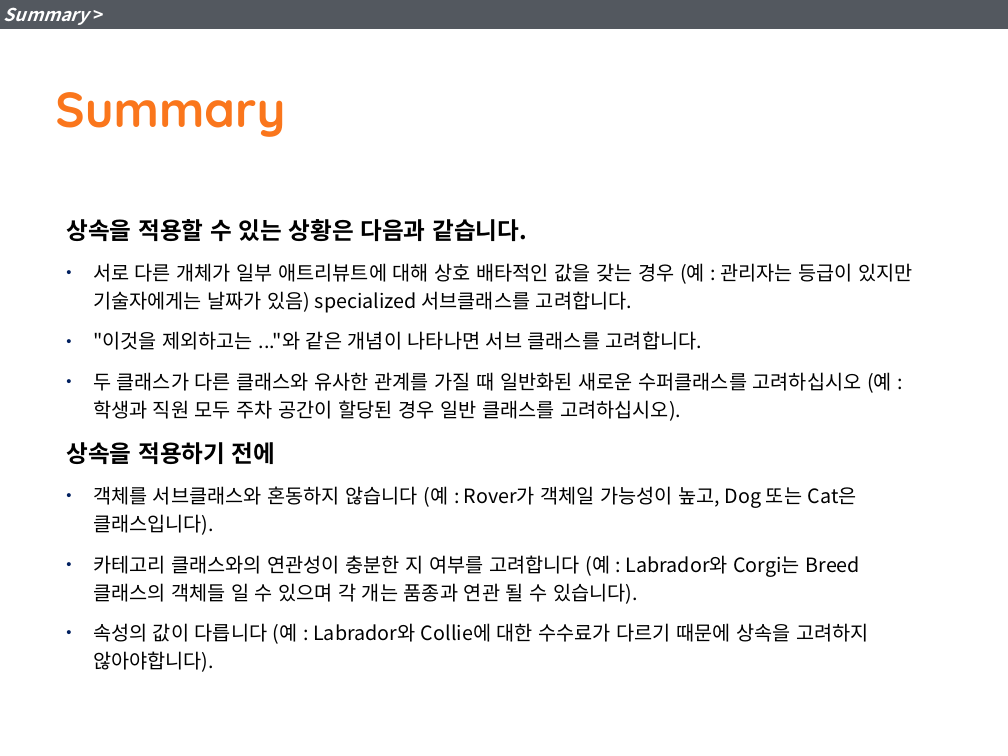
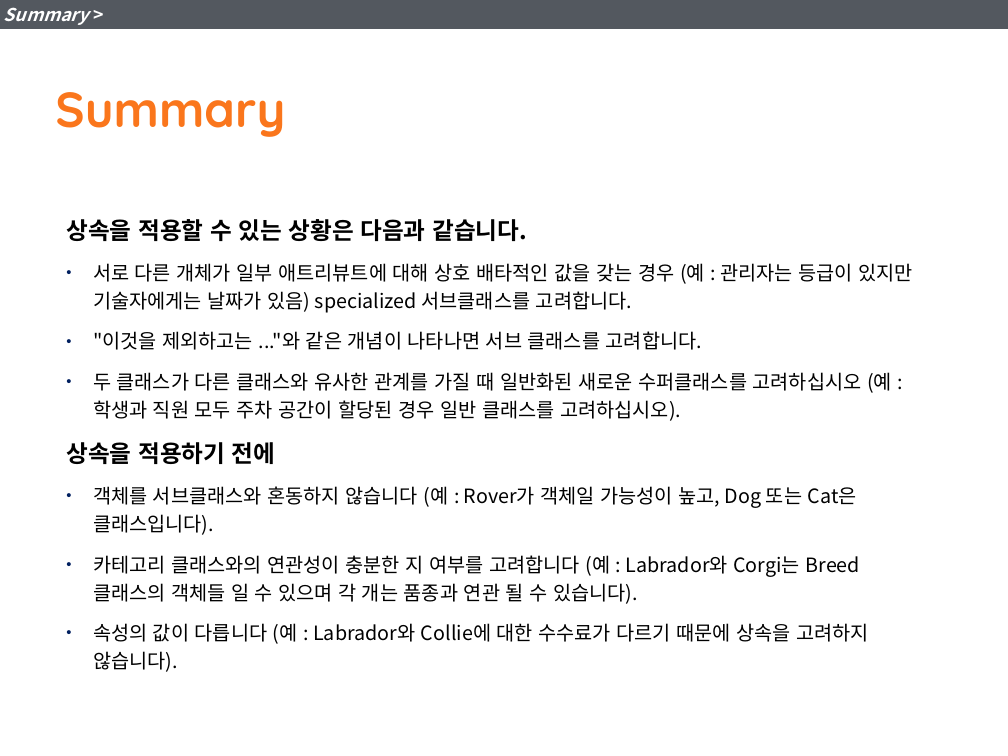
Before and after one commit to YoonJoon/KGarden, a slide deck: slide 41 of DBDesign/7_GeneralizationandSpecialization.pptx. Drawn at 1008x756 pixels with LibreOffice and Linux fonts; fonts in the diff are those of the drawing. Boxes give left, top, right and bottom in pixels: in the first picture for what was removed or moved away, otherwise in the second. Text is boxed around its words. In the diff, an @@ line names an element or a change of style, - is before the commit and + after.

Commit message:
correct typo errors

```diff
--- a/DBDesign/7_GeneralizationandSpecialization.pptx
+++ b/DBDesign/7_GeneralizationandSpecialization.pptx
@@ text at box(93, 623, 870, 672): text changed @@
-• 속성의 값이 다릅니다 (예 : Labrador와 Collie에 대한 수수료가 다르기 때문에 상속을 고려하지 않아야합니다).
+• 속성의 값이 다릅니다 (예 : Labrador와 Collie에 대한 수수료가 다르기 때문에 상속을 고려하지 않습니다).
```
Also in this commit, not shown: 12 other slides changed.
